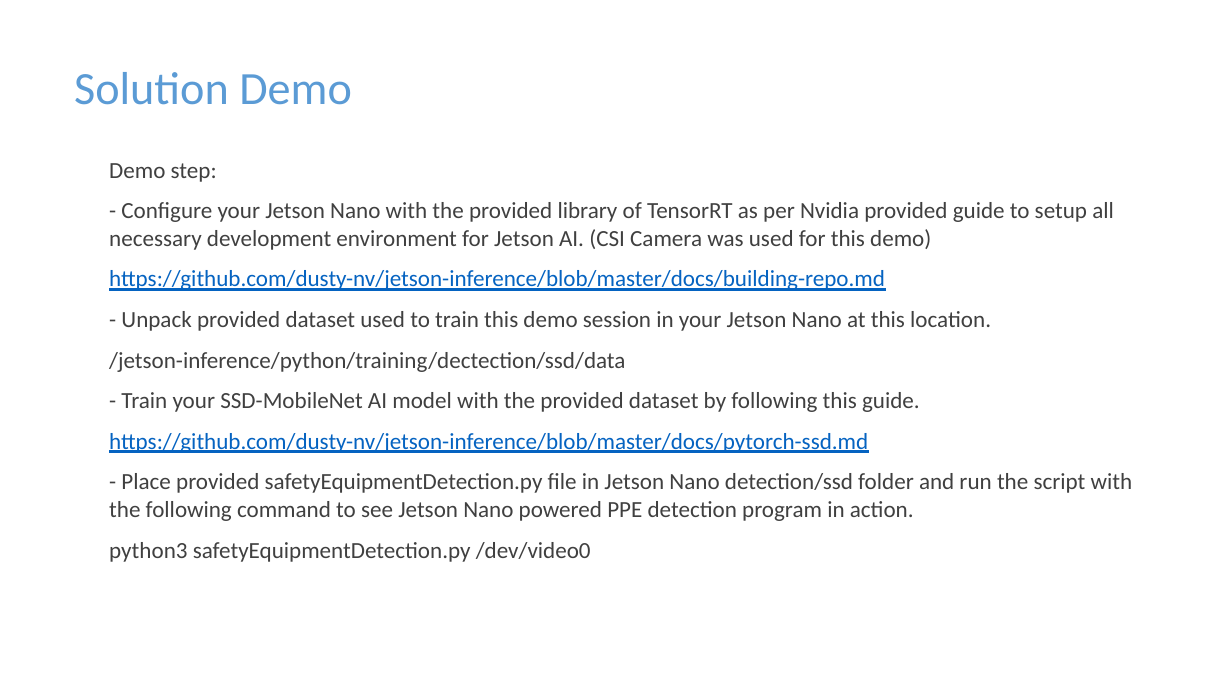
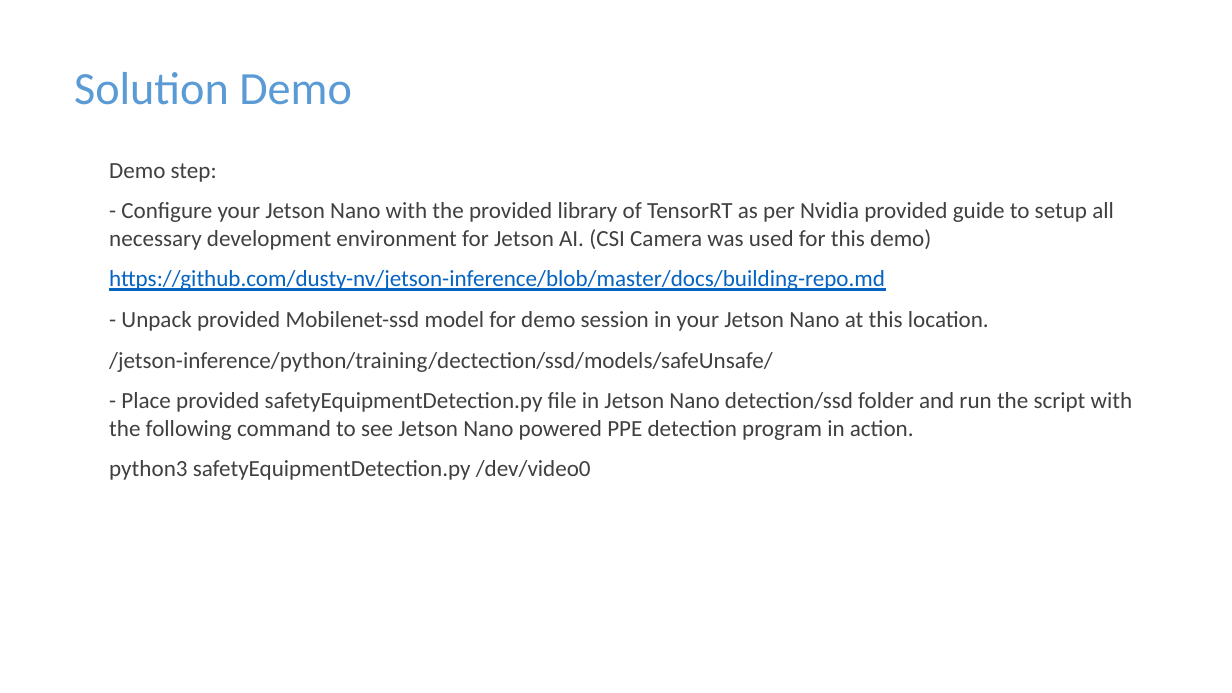
Before and after one commit to Mark25z/Jetson-Nano-visual-based-PPE-Detection-project, a slide deck: slide 6 of safetyEquipmentDetection.pptx. Drawn at 1232x693 pixels with LibreOffice and Linux fonts; fonts in the diff are those of the drawing. Boxes give left, top, right and bottom in pixels: in the first picture for what was removed or moved away, otherwise in the second. Text is boxed around its words. In the diff, an @@ line names an element or a change of style, - is before the commit and + after.

```diff
--- a/safetyEquipmentDetection.pptx
+++ b/safetyEquipmentDetection.pptx
@@ text at (x1=109, y1=311, x2=989, y2=372): text changed @@
-- Unpack provided dataset used to train this demo session in your Jetson Nano at this location.
-/jetson-inference/python/training/dectection/ssd/data
-- Train your SSD-MobileNet AI model with the provided dataset by following this guide.
-https://github.com/dusty-nv/jetson-inference/blob/master/docs/pytorch-ssd.md
+- Unpack provided Mobilenet-ssd model for demo session in your Jetson Nano at this location.
+/jetson-inference/python/training/dectection/ssd/models/safeUnsafe/
```
Also in this commit, not shown: 3 other files.
